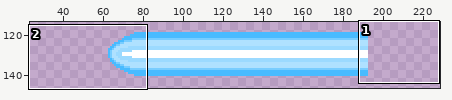
File history of a pixel-art file, AsepriteStuff/AttacksAndSkills/ManaBurstBeam.aseprite. The first picture is a wide view before the edit; the outline marks the close-up.
Close-up. The starting point:
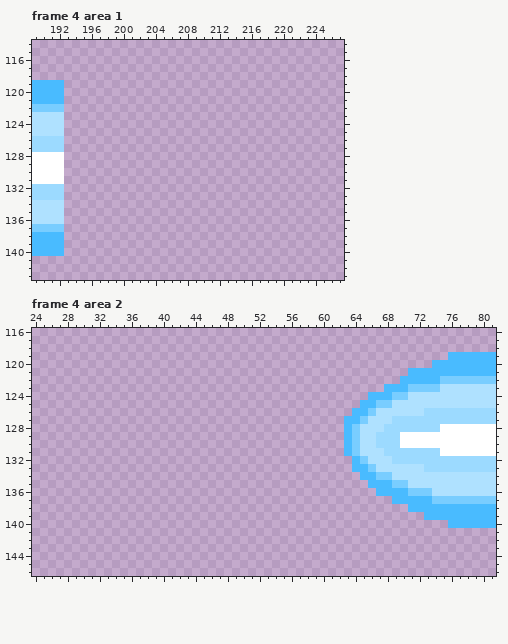
256x256 pixels, 15 frames. Shown: frame 4 area 1: x 189..227, y 114..143; frame 4 area 2: x 24..81, y 116..146. The wide view leaves out empty margins. The commit also changed other frames or places, which this record leaves out.
The same view after the edit:
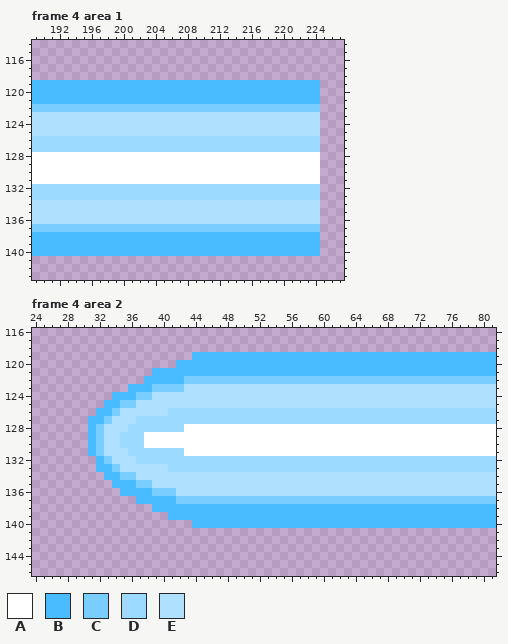
Palette (. is transparent): A #ffffff  B #49bbff  C #79cdff  D #9cdaff  E #afe1ff
Changes in this commit:
Changed rows in their new state; - is an unchanged pixel.
Frame 4 area 1, layer "Layer 1":
first column x 193:
119 BBBBBBBBBBBBBBBBBBBBBBBBBBBBBBBB
120 BBBBBBBBBBBBBBBBBBBBBBBBBBBBBBBB
121 BBBBBBBBBBBBBBBBBBBBBBBBBBBBBBBB
122 CCCCCCCCCCCCCCCCCCCCCCCCCCCCCCCC
123 EEEEEEEEEEEEEEEEEEEEEEEEEEEEEEEE
124 EEEEEEEEEEEEEEEEEEEEEEEEEEEEEEEE
125 EEEEEEEEEEEEEEEEEEEEEEEEEEEEEEEE
126 DDDDDDDDDDDDDDDDDDDDDDDDDDDDDDDD
127 DDDDDDDDDDDDDDDDDDDDDDDDDDDDDDDD
128 AAAAAAAAAAAAAAAAAAAAAAAAAAAAAAAA
129 AAAAAAAAAAAAAAAAAAAAAAAAAAAAAAAA
130 AAAAAAAAAAAAAAAAAAAAAAAAAAAAAAAA
131 AAAAAAAAAAAAAAAAAAAAAAAAAAAAAAAA
132 DDDDDDDDDDDDDDDDDDDDDDDDDDDDDDDD
133 DDDDDDDDDDDDDDDDDDDDDDDDDDDDDDDD
134 EEEEEEEEEEEEEEEEEEEEEEEEEEEEEEEE
135 EEEEEEEEEEEEEEEEEEEEEEEEEEEEEEEE
136 EEEEEEEEEEEEEEEEEEEEEEEEEEEEEEEE
137 CCCCCCCCCCCCCCCCCCCCCCCCCCCCCCCC
138 BBBBBBBBBBBBBBBBBBBBBBBBBBBBBBBB
139 BBBBBBBBBBBBBBBBBBBBBBBBBBBBBBBB
140 BBBBBBBBBBBBBBBBBBBBBBBBBBBBBBBB
Frame 4 area 2, layer "Layer 1":
first column x 31:
119 -------------BBBBBBBBBBBBBBBBBBBBBBBBBBBBBBBB
120 -----------BBBBBBBBBBBBBBBBBBBBBBBBBBBBBBBB--
121 --------BBBBBBBBBBBBBBBBBBBBBBBBBBBBBBBB-----
122 -------BBBBBCCCCCCCCCCCCCCCCCCCCCCCCCCCCCCCC-
123 -----BBBCCCCEEEEEEEEEEEEEEEEEEEEEEEEEEEEEEEE-
124 ---BBBCCEEEEEEEEEEEEEEEEEEEEEEEEEEEEEEEE-----
125 --BBCCEEEEEEEEEEEEEEEEEEEEEEEEEEEEEEEE-------
126 -BBCEEEEEEDDDDDDDDDDDDDDDDDDDDDDDDDDDDDDDD---
127 BBCEEEDDDDDDDDDDDDDDDDDDDDDDDDDDDDDDDD-------
128 BCEEEDDDDDDDAAAAAAAAAAAAAAAAAAAAAAAAAAAAAAAA-
129 BCEEDDDAAAAAAAAAAAAAAAAAAAAAAAAAAAAAAAA------
130 BCEEDDDAAAAAAAAAAAAAAAAAAAAAAAAAAAAAAAA------
131 BCEEEDDDDDDDAAAAAAAAAAAAAAAAAAAAAAAAAAAAAAAA-
132 -BCEEEDDDDDDDDDDDDDDDDDDDDDDDDDDDDDDDD-------
133 -BBCEEEEEEDDDDDDDDDDDDDDDDDDDDDDDDDDDDDDDD---
134 --BBCCEEEEEEEEEEEEEEEEEEEEEEEEEEEEEEEE-------
135 ---BBBCCEEEEEEEEEEEEEEEEEEEEEEEEEEEEEEEE-----
136 ----BBBBCCCEEEEEEEEEEEEEEEEEEEEEEEEEEEEEEEE--
137 ------BBBBBCCCCCCCCCCCCCCCCCCCCCCCCCCCCCCCC--
138 --------BBBBBBBBBBBBBBBBBBBBBBBBBBBBBBBB-----
139 ----------BBBBBBBBBBBBBBBBBBBBBBBBBBBBBBBB---
140 -------------BBBBBBBBBBBBBBBBBBBBBBBBBBBBBBBB
